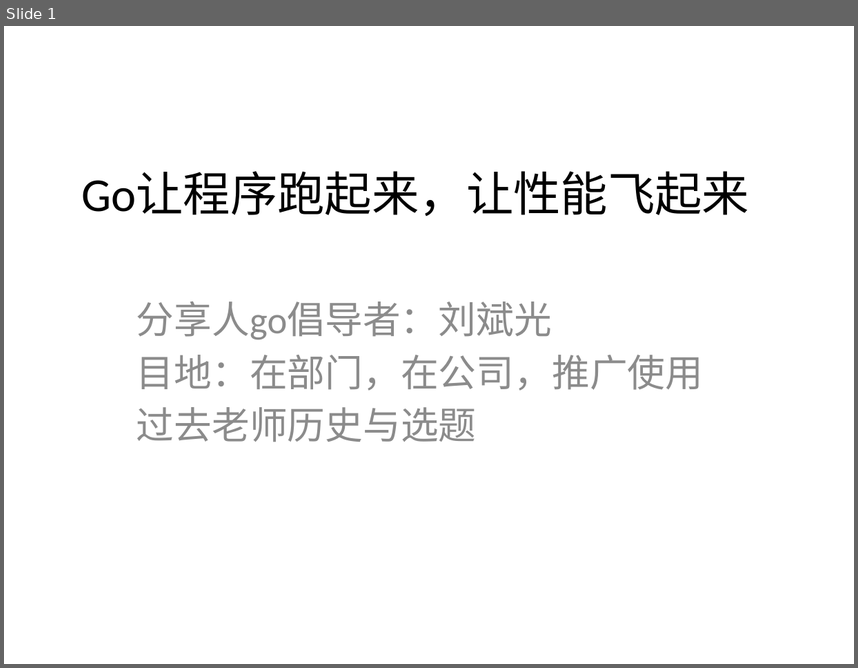
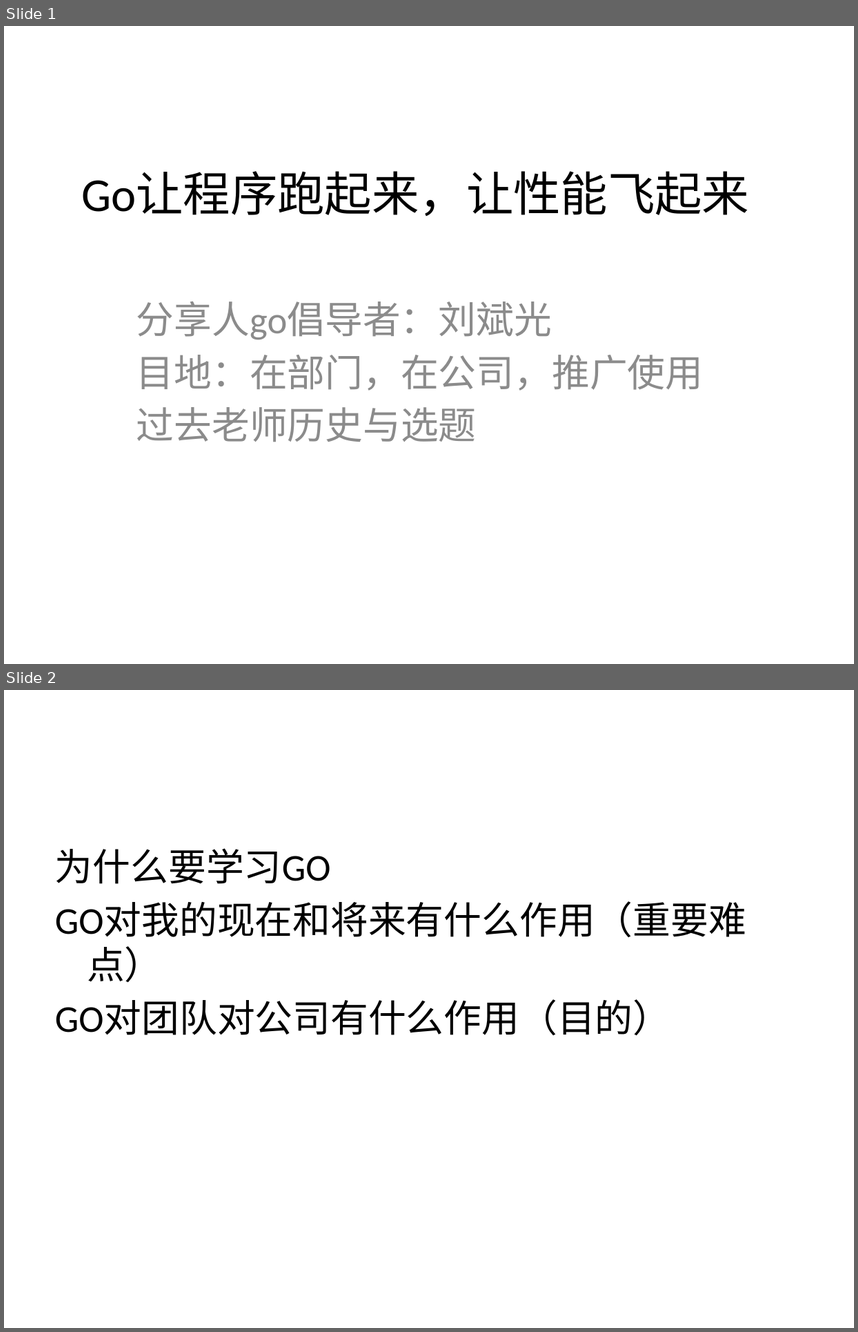
Before and after one commit to 380233718/gofirst, a slide deck: golang_share.pptx. Shown one above the other, each under a label of ours: slide 1 before the commit, slides 1 and 2 after it. The pictures are 858x668 and 858x1332 pixels, drawn with LibreOffice and Linux fonts; fonts in the diff are those of the drawing. Boxes give left, top, right and bottom in pixels: in the first picture for what was removed or moved away, otherwise in the second. Text is boxed around its words. In the diff, an @@ line names an element or a change of style, - is before the commit and + after.

Commit message:
add ppt share
add ppt share

```diff
--- a/golang_share.pptx
+++ b/golang_share.pptx
@@ slide 2 added at box(4, 690, 854, 1328), background #FFFFFF @@
@@ text added at box(55, 848, 746, 1035), 32 pt, text #000000 @@
+为什么要学习GO
+GO对我的现在和将来有什么作用（重要难点）
+GO对团队对公司有什么作用（目的）
```
Also in this commit, not shown: 5 other files.
